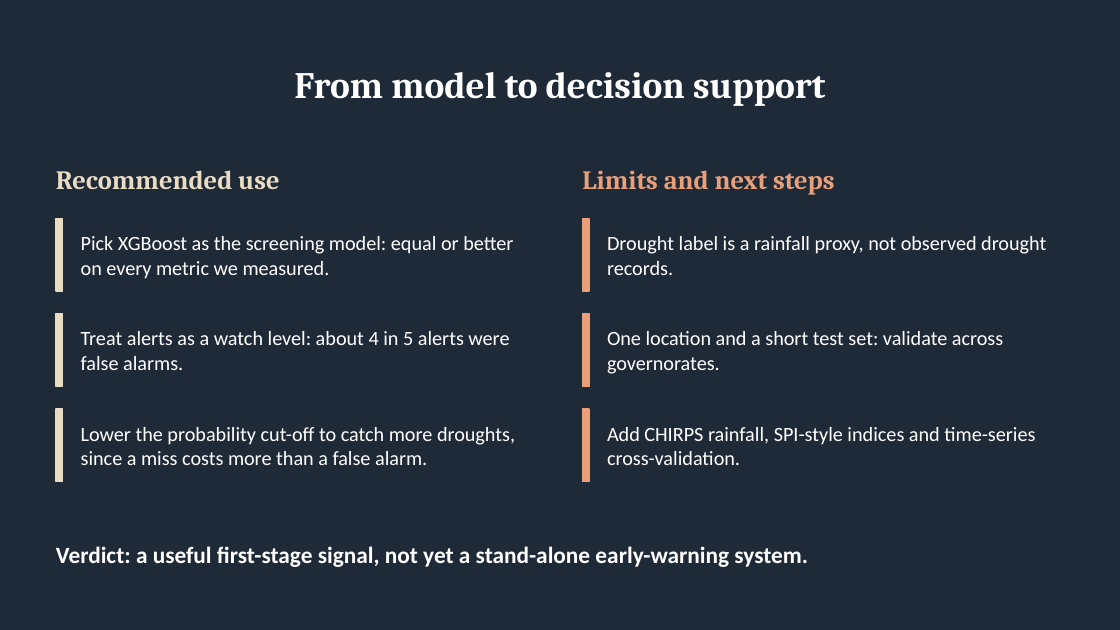
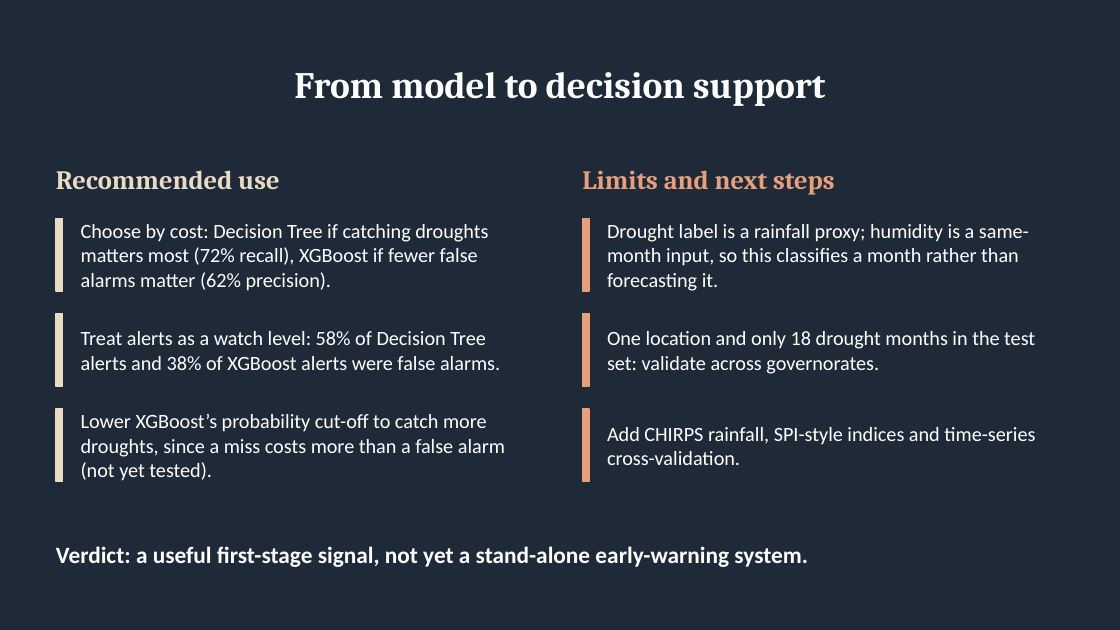
Before and after one commit to mhmoud456/Drought-Risk-Prediction-and-Classification, a slide deck: slide 7 of Drought_Risk_Presentation.pptx. Drawn at 1120x630 pixels with LibreOffice and Linux fonts; fonts in the diff are those of the drawing. Boxes give left, top, right and bottom in pixels: in the first picture for what was removed or moved away, otherwise in the second. Text is boxed around its words. In the diff, an @@ line names an element or a change of style, - is before the commit and + after.

```diff
--- a/Drought_Risk_Presentation.pptx
+++ b/Drought_Risk_Presentation.pptx
@@ text at box(81, 224, 488, 291): text changed @@
-Pick XGBoost as the screening model: equal or better on every metric we measured.
+Choose by cost: Decision Tree if catching droughts matters most (72% recall), XGBoost if fewer false alarms matter (62% precision).
@@ text at box(607, 224, 1029, 291): text changed @@
-Drought label is a rainfall proxy, not observed drought records.
+Drought label is a rainfall proxy; humidity is a same-month input, so this classifies a month rather than forecasting it.
@@ text at box(81, 331, 500, 370): text changed @@
-Treat alerts as a watch level: about 4 in 5 alerts were false alarms.
+Treat alerts as a watch level: 58% of Decision Tree alerts and 38% of XGBoost alerts were false alarms.
@@ text at box(607, 331, 1035, 374): text changed @@
-One location and a short test set: validate across governorates.
+One location and only 18 drought months in the test set: validate across governorates.
@@ text at box(81, 414, 505, 481): text changed @@
-Lower the probability cut-off to catch more droughts, since a miss costs more than a false alarm.
+Lower XGBoost’s probability cut-off to catch more droughts, since a miss costs more than a false alarm (not yet tested).
```
Also in this commit, not shown: 6 other slides changed, 1 other file.
